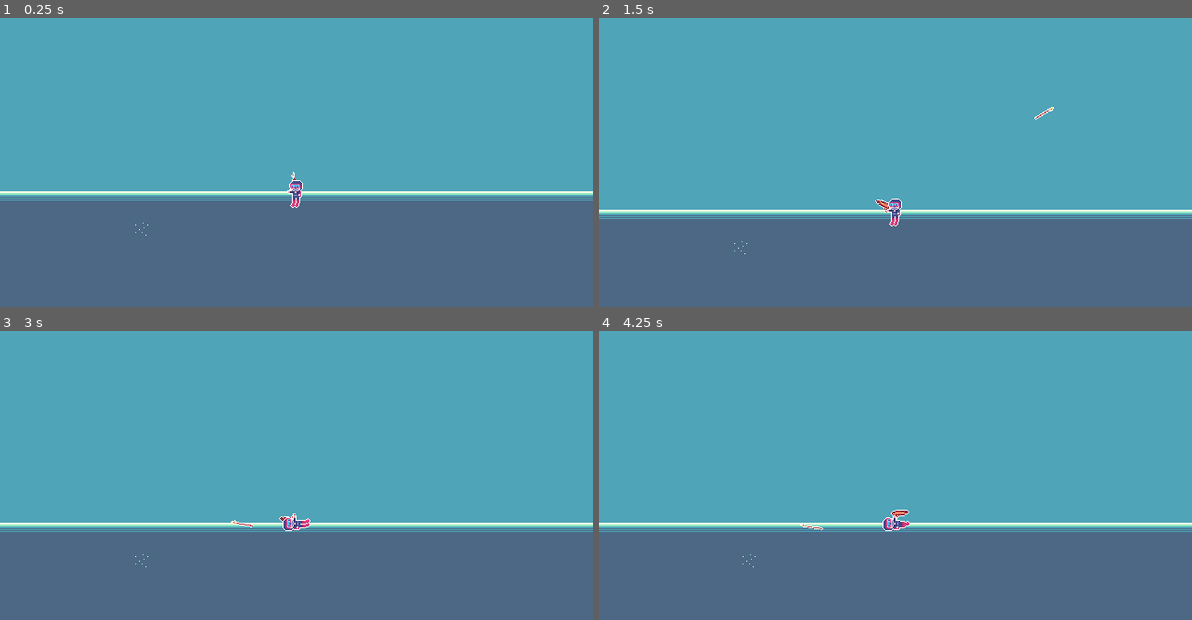
Above: before the commit, frames 1-4 (two rows, left to right).
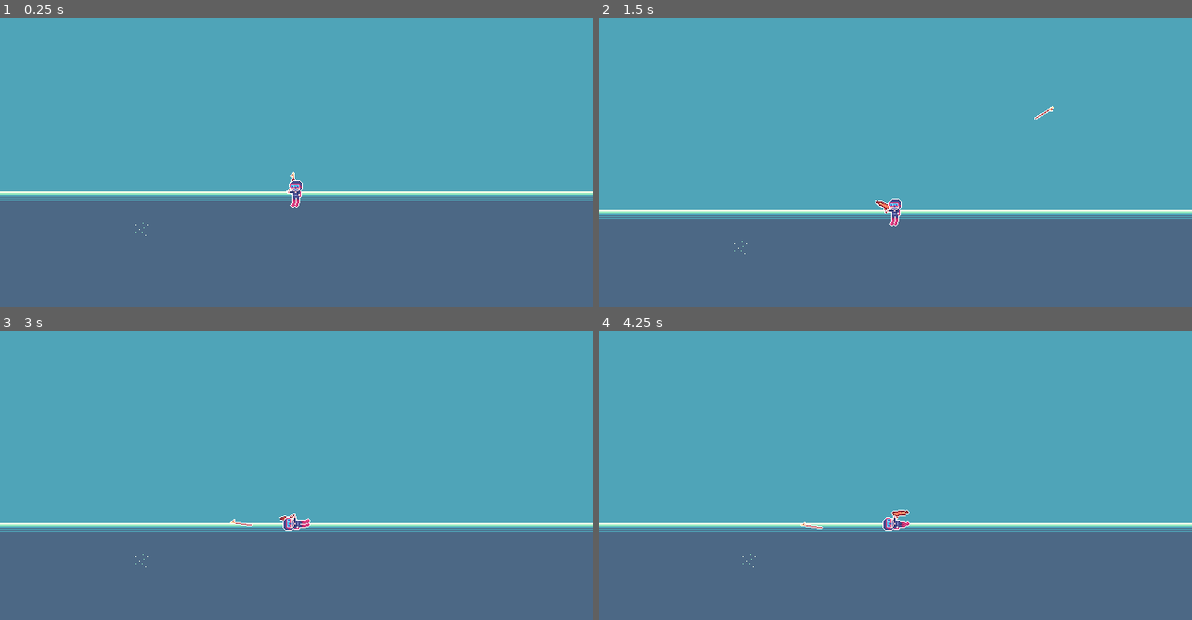
Above: after the commit, the same moments.

Repository: SeenicRoot/spearfishing-game
Game: Godot game, scene res://main.tscn
Same seed, same stepped clock (60 frames per second), same inputs: the game is played once before the commit and once after it.
Inputs (mouse positions are in pixels of both pictures, inside the frame that each line leads up to):
- Up to frame 1 (0.25 s): no input
- Up to frame 2 (1.5 s): move the mouse to (1025, 124) at 0.52 s; press the mouse at (1025, 124) at 0.53 s; hold Right (ui_right) 0.53-1.28 s; move the mouse to (776, 156) at 1.27 s; release the mouse at (776, 156) at 1.28 s; hold Down (ui_down) from 1.28 s (still down); click (776, 156) at 1.35 s
- Up to frame 3 (3 s): move the mouse to (355, 380) at 2.02 s; release Down (ui_down) at 2.03 s; press the mouse at (355, 380) at 2.03 s; hold Right (ui_right) 2.03-2.78 s; tap Enter at 2.75 s; move the mouse to (266, 518) at 2.77 s; release the mouse at (266, 518) at 2.78 s; hold Space (accelerate) from 2.78 s (still down); click (266, 518) at 2.85 s
- Up to frame 4 (4.25 s): move the mouse to (1073, 504) at 3.52 s; release Space (accelerate) at 3.53 s; press the mouse at (1073, 504) at 3.53 s; hold Left (ui_left) from 3.53 s (still down)

The runs differ from the first frame. In frame 1, less than 0.1% of the frame differs, in the area x 48-50%, y 53-62%; in frame 2, less than 0.1%; in frame 3, less than 0.1%; in frame 4, less than 0.1%, in the area x 34-53%, y 61-69%.

Commit message:
Add pixel font as main font

Diff:
--- a/project.godot
+++ b/project.godot
@@ -21,6 +21,13 @@
 window/size/viewport_height=360
 window/stretch/mode="viewport"
 
+[gui]
+
+fonts/dynamic_fonts/use_oversampling=false
+theme/custom_font="res://assets/fonts/nokiafc22.ttf"
+theme/default_font_antialiasing=0
+theme/default_font_subpixel_positioning=0
+
 [input]
 
 accelerate={
@@ -37,5 +44,6 @@
 [rendering]
 
 textures/canvas_textures/default_texture_filter=0
+anti_aliasing/screen_space_roughness_limiter/enabled=false
 environment/defaults/default_clear_color=Color(0.230144, 0.381703, 0.427723, 1)
-2d/snap/snap_2d_vertices_to_pixel=true
+2d/snap/snap_2d_transforms_to_pixel=true
Binary file added: assets/fonts/nokiafc22.ttf
Not shown, added: assets/fonts/nokiafc22.ttf.import
